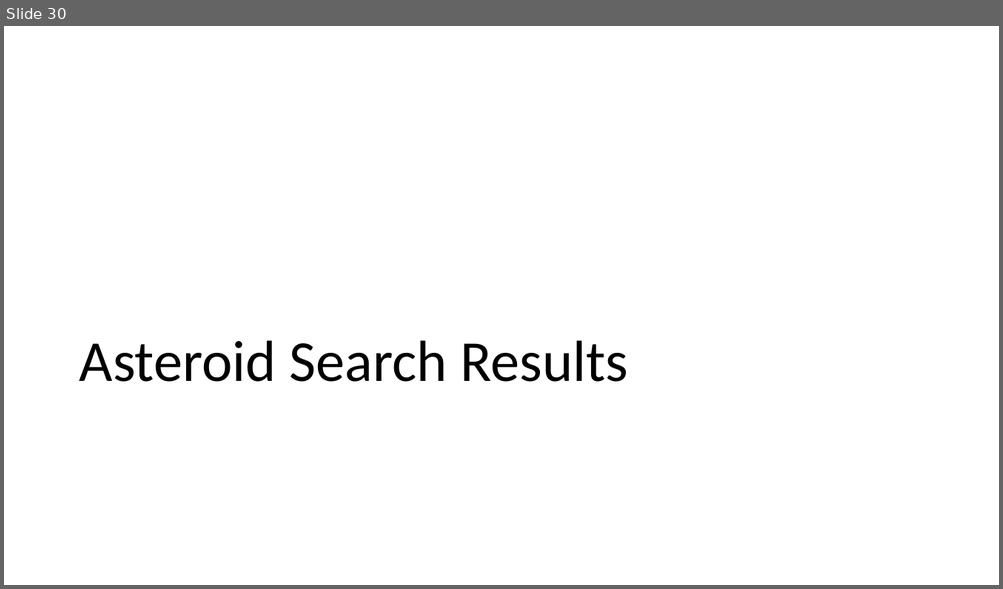
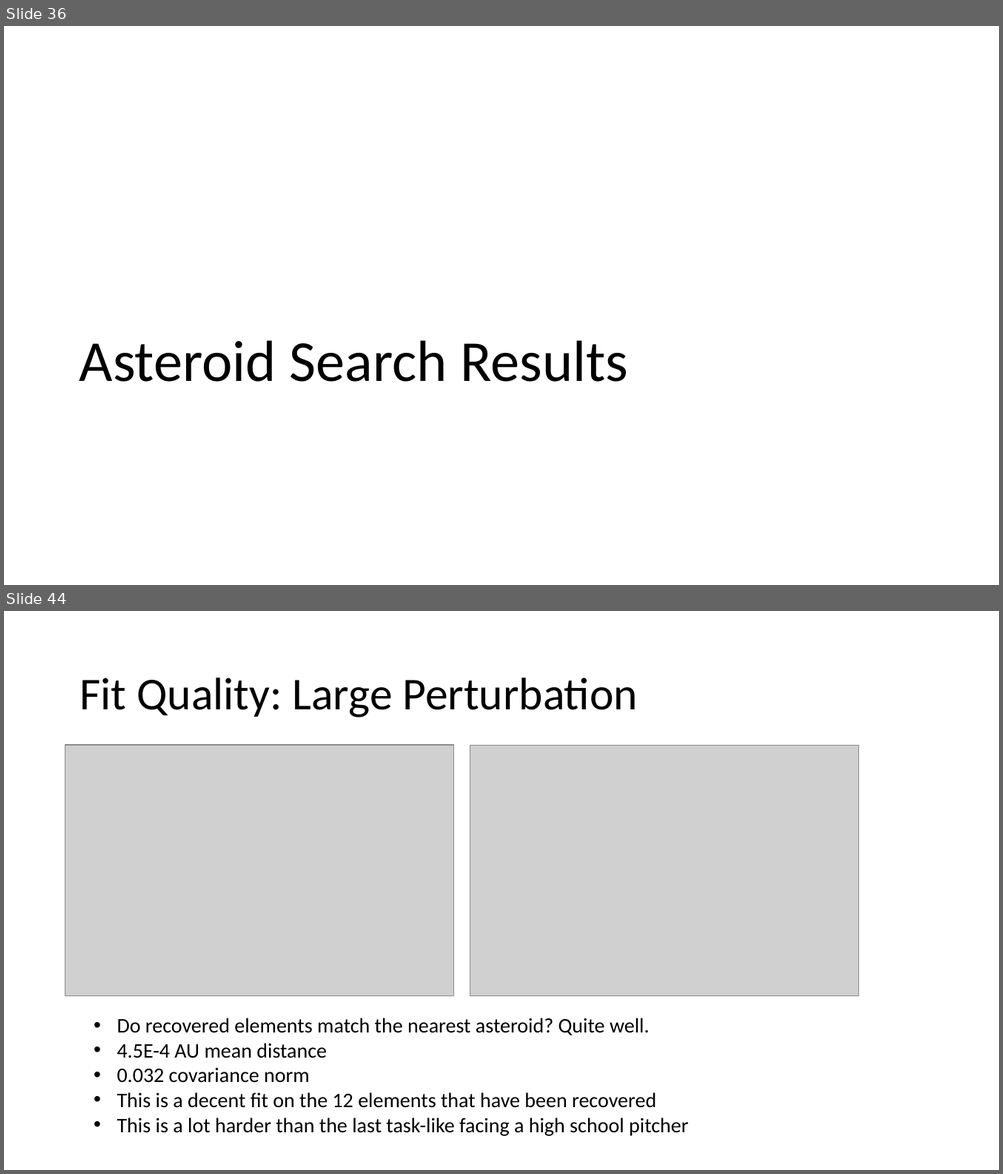
Before and after one commit to memanuel/kepler-sieve, a slide deck: thesis/kepler-sieve-slides.pptx. Shown one above the other, each under a label of ours: slide 30 before the commit, slides 36 and 44 after it; the slides between them are not shown. The pictures are 1003x589 and 1003x1174 pixels, drawn with LibreOffice and Linux fonts; fonts in the diff are those of the drawing; grey boxes stand for pictures. Boxes give left, top, right and bottom in pixels: in the first picture for what was removed or moved away, otherwise in the second. Text is boxed around its words. In the diff, an @@ line names an element or a change of style, - is before the commit and + after.

```diff
--- a/thesis/kepler-sieve-slides.pptx
+++ b/thesis/kepler-sieve-slides.pptx
@@ slide 44 added at (4,611,999,1170), background #FFFFFF @@
@@ title added at (79,678,637,718), 44 pt, text #000000 @@
+Fit Quality: Large Perturbation
@@ picture added at (65,745,454,997) @@
@@ picture added at (470,745,859,996) @@
@@ text added at (117,1018,688,1136), 20 pt, text #000000 @@
+• Do recovered elements match the nearest asteroid? Quite well.
+• 4.5E-4 AU mean distance
+• 0.032 covariance norm
+• This is a decent fit on the 12 elements that have been recovered
+• This is a lot harder than the last task-like facing a high school pitcher
@@ what was slide 30 is now slide 36 @@
```
Also in this commit, not shown: 15 other slides added, 2 slides removed, 3 other files.
